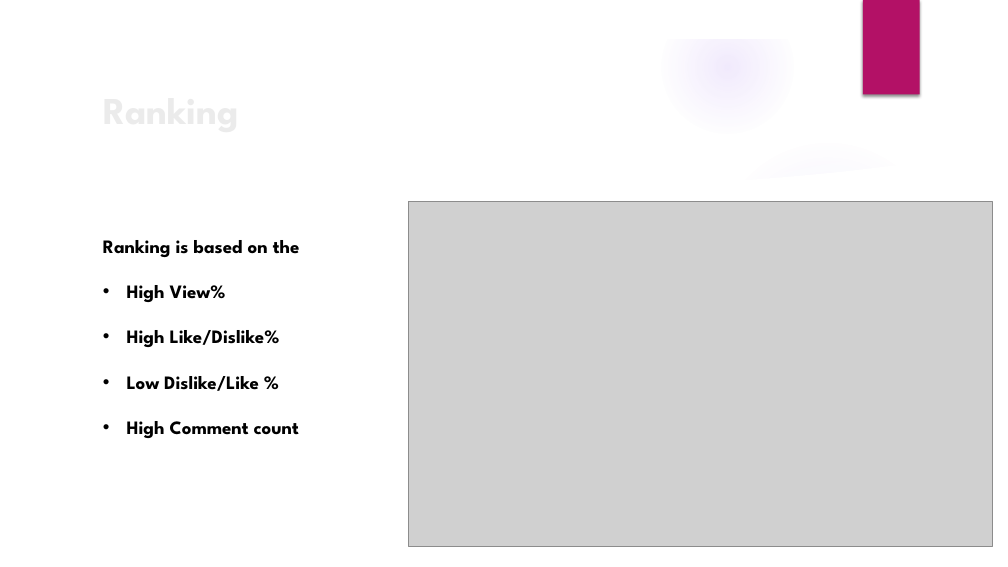
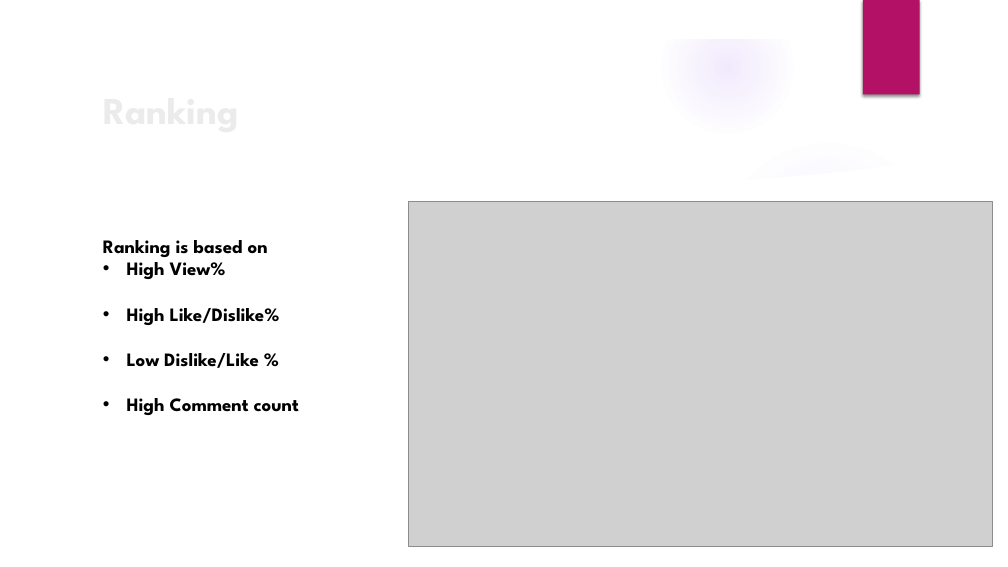
Before and after one commit to rahulponnada/YoTube-Redefining_YouTube, a slide deck: slide 6 of documentation/Yotube.pptx. Drawn at 1008x567 pixels with LibreOffice and Linux fonts; fonts in the diff are those of the drawing; grey boxes stand for pictures; background and template pictures are left out. Boxes give left, top, right and bottom in pixels: in the first picture for what was removed or moved away, otherwise in the second. Text is boxed around its words. In the diff, an @@ line names an element or a change of style, - is before the commit and + after.

```diff
--- a/documentation/Yotube.pptx
+++ b/documentation/Yotube.pptx
@@ text at (103, 240, 268, 257): text changed @@
-Ranking is based on the
+Ranking is based on
@@ text at (127, 256, 226, 279): line spacing 2 to 1 @@
```
Also in this commit, not shown: 6 other slides changed.
